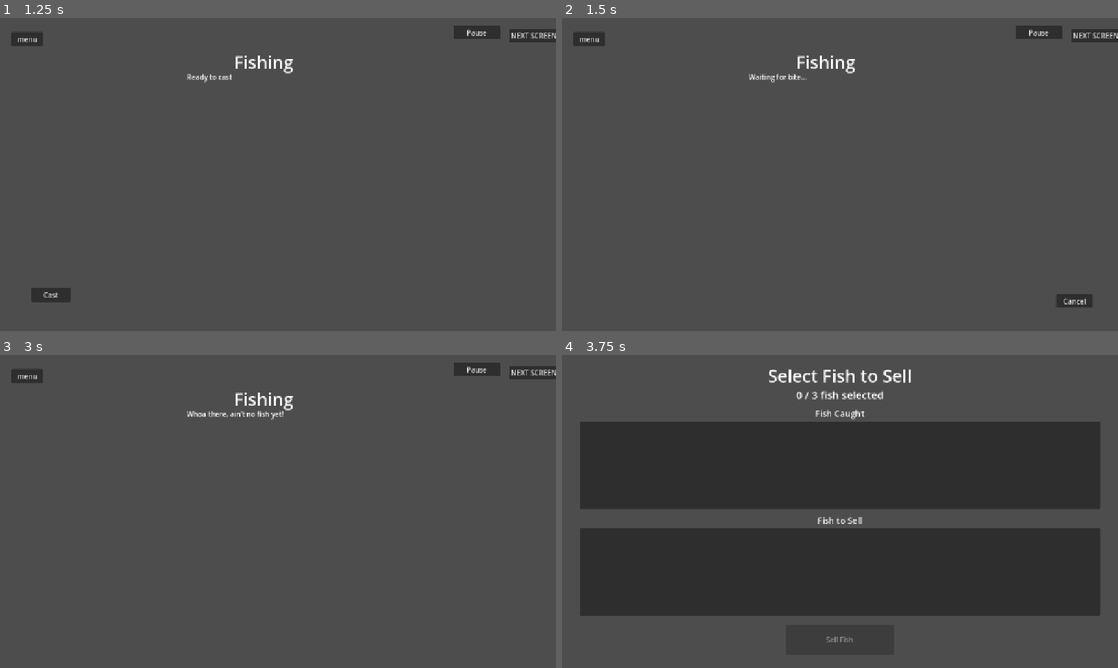
Above: before the commit, frames 1-4 (two rows, left to right).
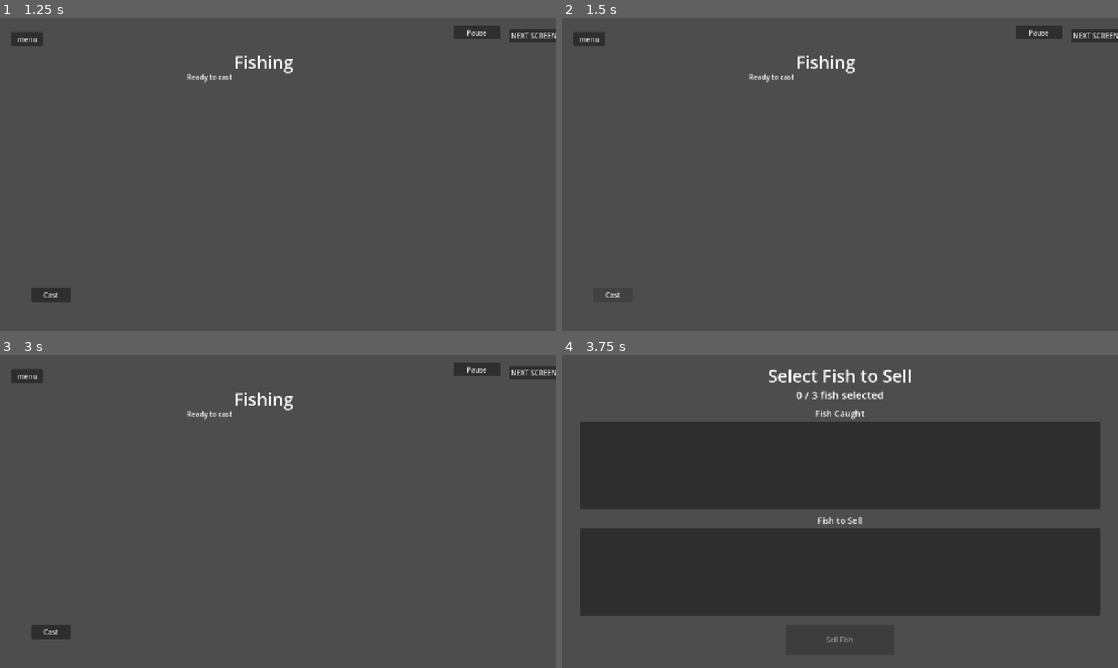
Above: after the commit, the same moments.

Repository: V-Mirea/comfy-summer-fishing-game
Game: Godot game, scene res://scenes/game.tscn
Two runs of this game, one before a commit and one after it. Both use one fixed random seed, a clock stepped at 60 frames per second and the inputs below. The engine's default icon, where the game draws it, is replaced by a stand-in: a white triangle on a blue panel in a dark square.
Inputs:
- Up to frame 1 (1.25 s): click "play" at 0.5 s
- Up to frame 2 (1.5 s): click "Cast" at 1.25 s
- Up to frame 3 (3 s): click "Pause" at 2 s; click "Resume" at 2.75 s
- Up to frame 4 (3.75 s): click "NEXT SCREEN" at 3.5 s

Frame 1 is identical in both runs. In frame 2, 0.4% of the frame differs, in the area x 7-96%, y 17-93%; in frame 3, 0.5%, in the area x 5-51%, y 17-91%; in frame 4, nothing differs.

Commit message:
added event connections directly to buttons, fixed scrolling issue for buttons in selection manager

Diff:
--- /dev/null
+++ b/scenes/autoload/money_label.gd
@@ -0,0 +1,13 @@
+extends Label
+
+
+# Called when the node enters the scene tree for the first time.
+func _ready() -> void:
+	PlayerManager.money_changed.connect(func(newValue) -> void:
+		text = newValue
+	)
+
+
+# Called every frame. 'delta' is the elapsed time since the previous frame.
+func _process(delta: float) -> void:
+	pass
--- a/scenes/autoload/pause_menu.tscn
+++ b/scenes/autoload/pause_menu.tscn
@@ -1,6 +1,7 @@
-[gd_scene format=3 uid="uid://i8dndk787jkg"]
+[gd_scene format=3 uid="uid://c7wjqhddut7hi"]
 
 [ext_resource type="Script" uid="uid://c44smfmcdrab" path="res://scripts/managers/pause_menu.gd" id="1_script"]
+[ext_resource type="Script" uid="uid://cqudc2q6k3bd1" path="res://scenes/autoload/money_label.gd" id="2_j4ds5"]
 
 [node name="PauseMenu" type="CanvasLayer" unique_id=1736017532 node_paths=PackedStringArray("money_label", "upgrades_list", "fish_list", "resume_button")]
 process_mode = 3
@@ -55,6 +56,7 @@
 [node name="MoneyLabel" type="Label" parent="Panel/MarginContainer/VBox" unique_id=758842710]
 layout_mode = 2
 text = "Money: 0"
+script = ExtResource("2_j4ds5")
 
 [node name="HSeparator2" type="HSeparator" parent="Panel/MarginContainer/VBox" unique_id=827154382]
 layout_mode = 2
@@ -84,3 +86,5 @@
 [node name="ResumeButton" type="Button" parent="Panel/MarginContainer/VBox" unique_id=2032420336]
 layout_mode = 2
 text = "Resume"
+
+[connection signal="pressed" from="Panel/MarginContainer/VBox/ResumeButton" to="." method="_on_resume_button_pressed"]
--- a/scenes/fishing_scene.tscn
+++ b/scenes/fishing_scene.tscn
@@ -97,3 +97,6 @@
 
 [connection signal="pressed" from="Container/MenuButton" to="." method="_on_button_menu_pressed"]
 [connection signal="pressed" from="Container/SellButton" to="." method="_on_button_sell_pressed"]
+[connection signal="pressed" from="Container/CastButton" to="." method="_on_cast_button_pressed"]
+[connection signal="pressed" from="Container/CancelButton" to="." method="_on_cancel_button_pressed"]
+[connection signal="pressed" from="Container/PauseButton" to="." method="_on_pause_button_pressed"]
--- a/scenes/selling_scene.tscn
+++ b/scenes/selling_scene.tscn
@@ -82,4 +82,5 @@
 
 [connection signal="pressed" from="Control/ButtonMenu" to="." method="_on_button_menu_pressed"]
 [connection signal="pressed" from="Control/ButtonBuy" to="." method="_on_button_buy_pressed"]
+[connection signal="pressed" from="Control/PauseButton" to="." method="_on_pause_button_pressed"]
 [connection signal="request_spawn_customer" from="CustomerSpawner" to="." method="_on_request_spawn_customer"]
--- a/scripts/managers/fishing_manager.gd
+++ b/scripts/managers/fishing_manager.gd
@@ -36,11 +36,6 @@
 	state_machine.change_state(State.IDLE)
 	bubble_manager.pattern_complete.connect(_on_pattern_complete)
 
-	cast_button.pressed.connect(state_machine.change_state.bind(State.WAITING_FOR_BITE))
-	cancel_button.pressed.connect(state_machine.change_state.bind(State.IDLE))
-	pause_button.pressed.connect(_on_button_pause_pressed)
-
-
 # Called every frame. 'delta' is the elapsed time since the previous frame.
 func _process(delta):
 	match state_machine.current_state:
@@ -68,7 +63,7 @@
 		push_error("No fish species available, shouldn't be possible")
 		return
 
-	hooked_fish = Fish.new(species, 100)
+	hooked_fish = Fish.new(species, randi_range(0, 100))
 	state_machine.change_state(State.CONFIRM_BITE)
 
 func _process_confirm_bite(delta: float) -> void:
@@ -139,5 +134,11 @@
 func _on_button_sell_pressed():
 	transition_requested.emit(Global.State.SELECT_SELLING)
 
-func _on_button_pause_pressed():
+func _on_pause_button_pressed() -> void:
 	PauseMenu.toggle()
+
+func _on_cancel_button_pressed() -> void:
+	state_machine.change_state.bind(State.IDLE)
+
+func _on_cast_button_pressed() -> void:
+	cast_button.pressed.connect(state_machine.change_state.bind(State.WAITING_FOR_BITE))
--- a/scripts/managers/pause_menu.gd
+++ b/scripts/managers/pause_menu.gd
@@ -8,7 +8,6 @@
 func _ready() -> void:
 	process_mode = Node.PROCESS_MODE_ALWAYS
 	visible = false
-	resume_button.pressed.connect(toggle)
 
 func _unhandled_input(event: InputEvent) -> void:
 	if event.is_action_pressed("pause"):
@@ -56,3 +55,6 @@
 			var label := Label.new()
 			label.text = "%s (Quality: %d)" % [fish.species.display_name, fish.quality]
 			fish_list.add_child(label)
+
+func _on_resume_button_pressed() -> void:
+	toggle()
--- a/scripts/managers/select_selling_manager.gd
+++ b/scripts/managers/select_selling_manager.gd
@@ -18,7 +18,9 @@
 	selling_list.item_clicked.connect(_on_selling_item_clicked)
 	proceed_button.pressed.connect(_on_proceed)
 
-func _on_caught_item_clicked(index: int, _at_position: Vector2, _mouse_button_index: int):
+func _on_caught_item_clicked(index: int, _at_position: Vector2, mouse_button_index: int):
+	if mouse_button_index != MOUSE_BUTTON_LEFT:
+		return
 	if selling_fish.size() >= PlayerManager.max_sell_slots:
 		return
 	var fish = caught_fish[index]
@@ -26,7 +28,9 @@
 	selling_fish.append(fish)
 	_refresh_lists()
 
-func _on_selling_item_clicked(index: int, _at_position: Vector2, _mouse_button_index: int):
+func _on_selling_item_clicked(index: int, _at_position: Vector2, mouse_button_index: int):
+	if mouse_button_index != MOUSE_BUTTON_LEFT:
+		return
 	var fish = selling_fish[index]
 	selling_fish.remove_at(index)
 	caught_fish.append(fish)
--- a/scripts/managers/selling_manager.gd
+++ b/scripts/managers/selling_manager.gd
@@ -7,12 +7,10 @@
 # Called when the node enters the scene tree for the first time.
 func _ready():
 	var fish_for_sale = PlayerManager.fish_to_sell
-	pause_button.pressed.connect(_on_button_pause_pressed)
 
 # Called every frame. 'delta' is the elapsed time since the previous frame.
 func _process(delta):
 	pass
-
 
 func _on_button_menu_pressed():
 	transition_requested.emit(Global.State.MAIN_MENU)
@@ -24,5 +22,5 @@
 func _on_request_spawn_customer(customer: Customer):
 	add_child(customer)
 
-func _on_button_pause_pressed():
+func _on_pause_button_pressed() -> void:
 	PauseMenu.toggle()
Not shown, added: scenes/autoload/money_label.gd.uid
